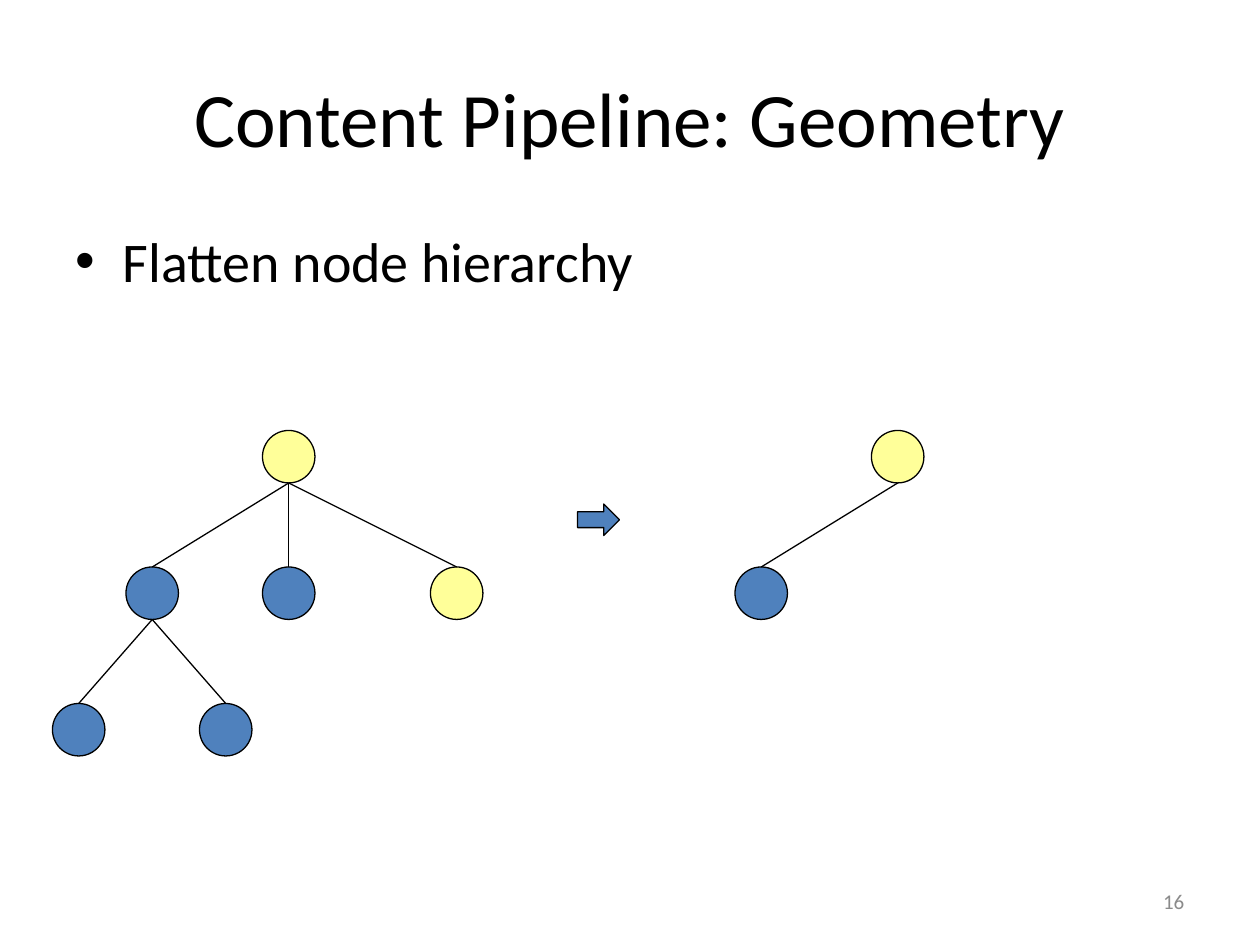
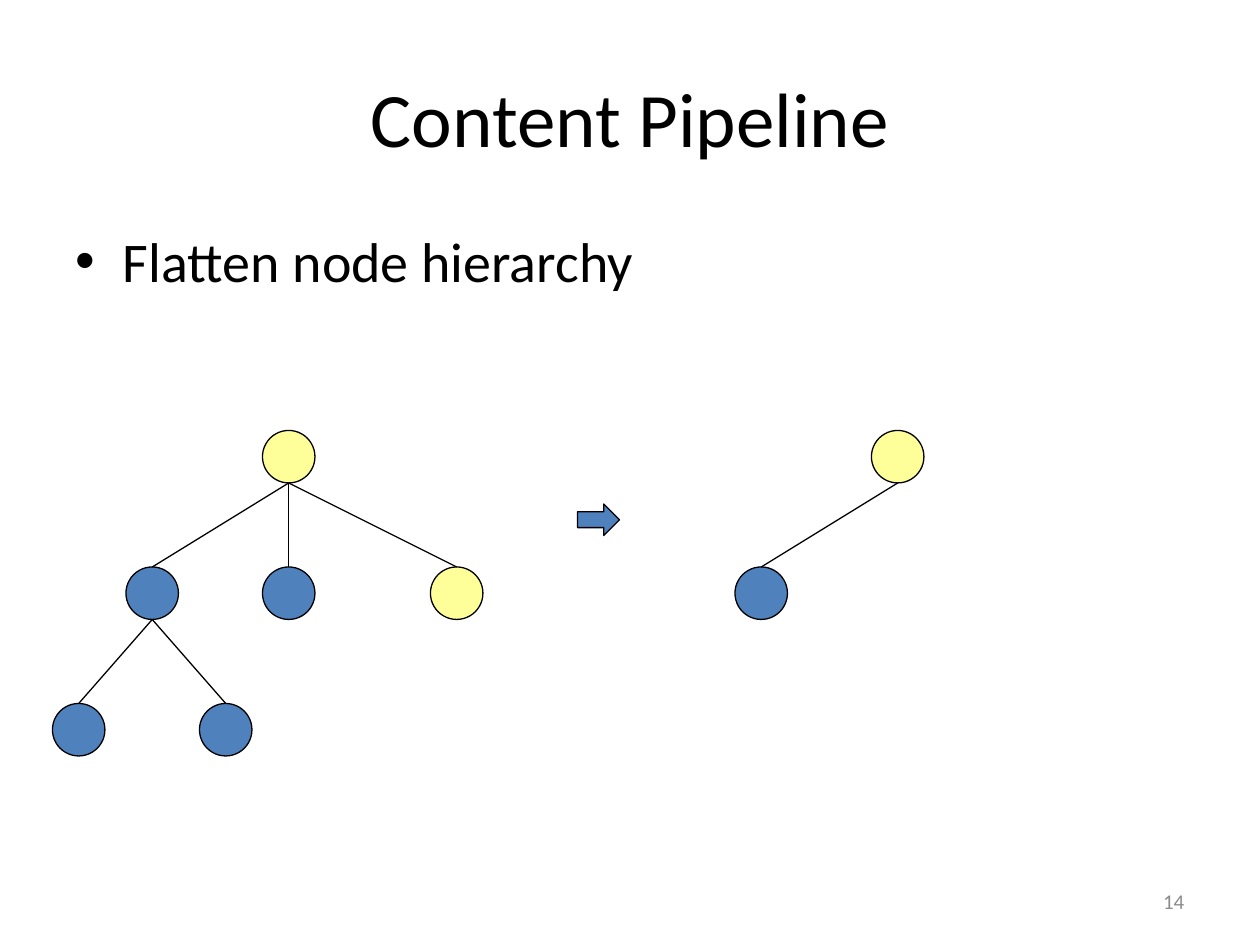
Before and after one commit to pjcozzi/Articles, a slide deck: slide 14 of WebGLContentPipeline/WebGLContentPipelineWithglTF.pptx (slide 16 before the commit). Drawn at 1260x945 pixels with LibreOffice and Linux fonts; fonts in the diff are those of the drawing. Boxes give left, top, right and bottom in pixels: in the first picture for what was removed or moved away, otherwise in the second. Text is boxed around its words. In the diff, an @@ line names an element or a change of style, - is before the commit and + after.

```diff
--- a/WebGLContentPipeline/WebGLContentPipelineWithglTF.pptx
+++ b/WebGLContentPipeline/WebGLContentPipelineWithglTF.pptx
@@ title at [371,93,888,160]: text changed @@
-Content Pipeline: Geometry
+Content Pipeline
@@ page number at [1163,895,1184,909]: text changed @@
-16
+14
```
Also in this commit, not shown: 7 other slides changed, 1 slide added, 11 slides removed.
